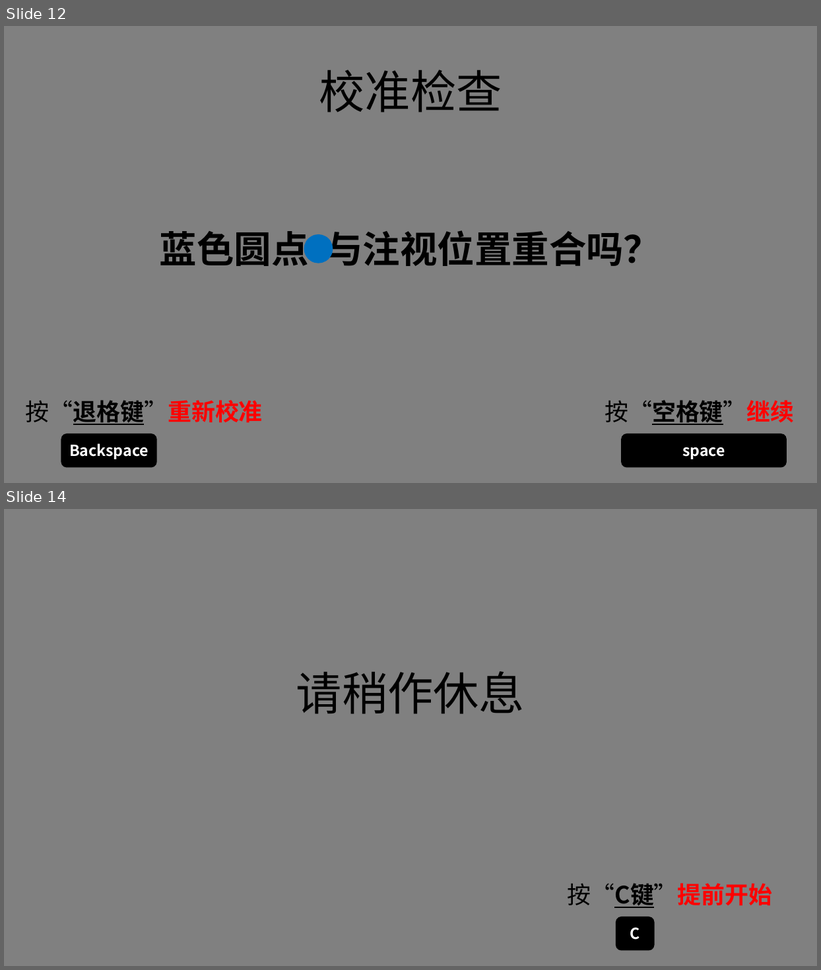
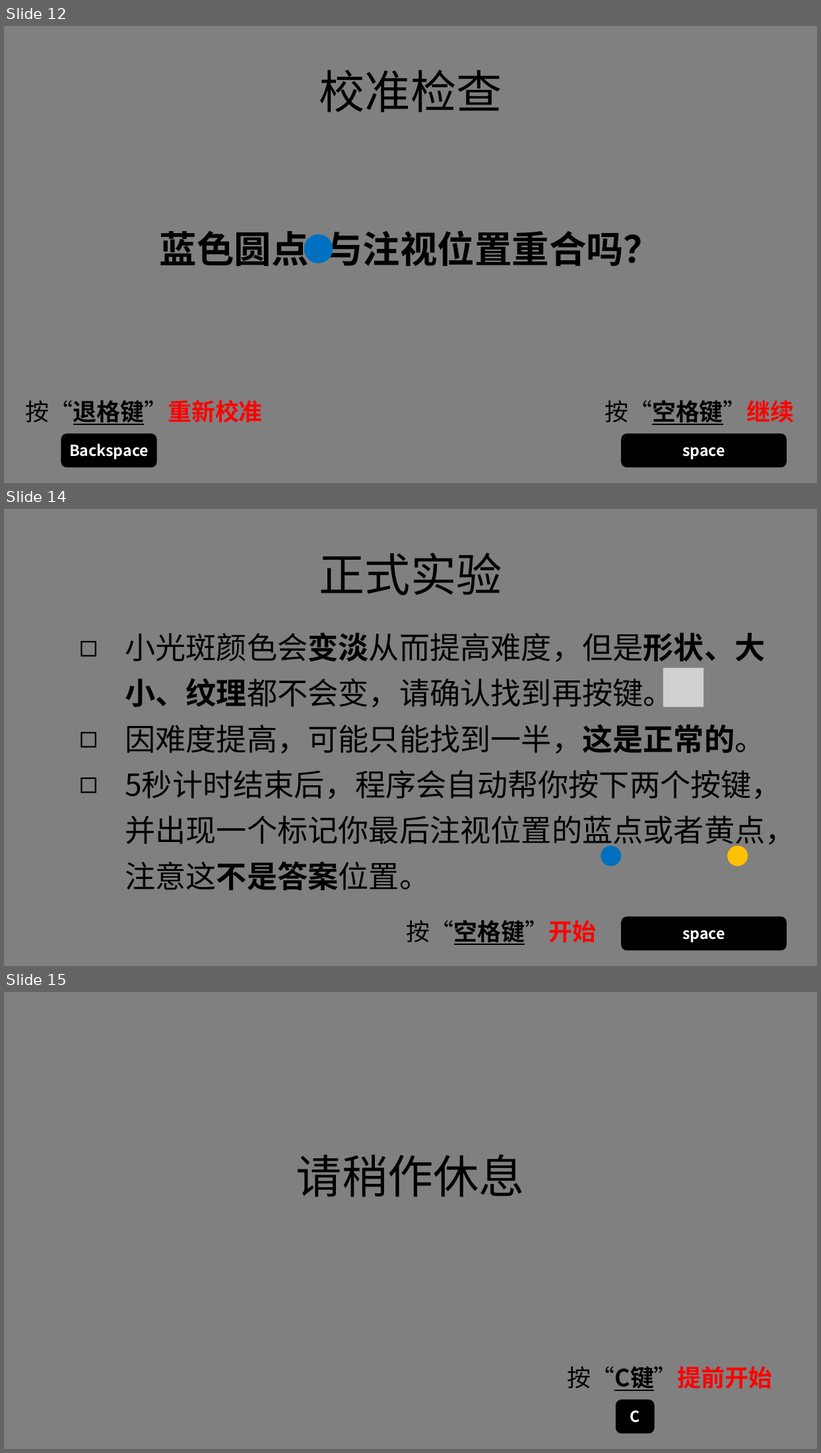
Before and after one commit to lyxose/FreeView, a slide deck: Instructions.pptx. Shown one above the other, each under a label of ours: slides 12 and 14 before the commit, slides 12, 14 and 15 after it; the slides between them are not shown. The pictures are 821x970 and 821x1453 pixels, drawn with LibreOffice and Linux fonts; fonts in the diff are those of the drawing; grey boxes stand for pictures. Boxes give left, top, right and bottom in pixels: in the first picture for what was removed or moved away, otherwise in the second. Text is boxed around its words. In the diff, an @@ line names an element or a change of style, - is before the commit and + after.

Commit message:
ring space version to test wether central fixation points matters

```diff
--- a/Instructions.pptx
+++ b/Instructions.pptx
@@ slide 14 added at bbox=[4, 509, 817, 966], background #808080 @@
@@ text added at bbox=[319, 553, 502, 595], 54 pt, text #000000 @@
+正式实验
@@ text added at bbox=[125, 632, 795, 890], 36 pt, text #000000 @@
+◻ 小光斑颜色会变淡从而提高难度，但是形状、大小、纹理都不会变，请确认找到再按键。
+◻ 因难度提高，可能只能找到一半，这是正常的。
+◻ 5秒计时结束后，程序会自动帮你按下两个按键，并出现一个标记你最后注视位置的蓝点或者黄点，注意这不是答案位置。
@@ picture added at bbox=[663, 667, 704, 707] @@
@@ ellipse added at bbox=[601, 846, 622, 867], fill #0070C0 @@
@@ ellipse added at bbox=[727, 846, 748, 867], fill #FFC000 @@
@@ text added at bbox=[407, 920, 596, 945], 28 pt, text #000000, bold @@
+按“空格键”开始
@@ rounded rectangle added at bbox=[621, 917, 787, 951], fill #000000, 18 pt, text #FFFFFF, bold @@
+space
@@ what was slide 14 is now slide 15 @@
```
Also in this commit, not shown: 2 slides changed, 16 other files.
